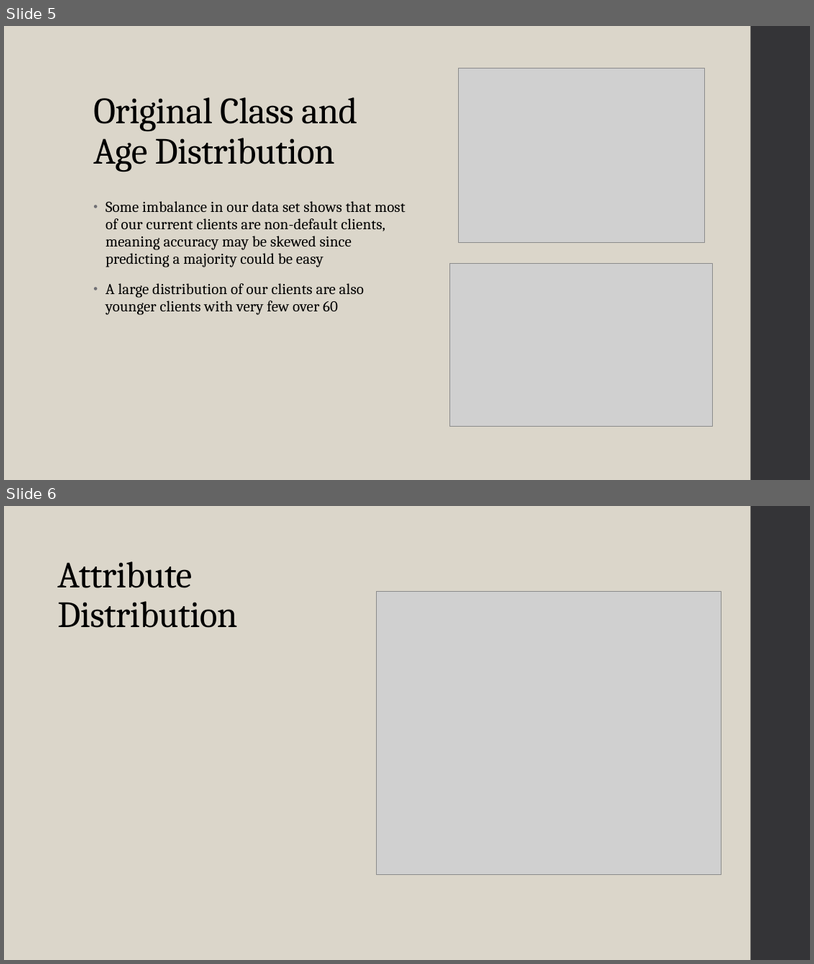
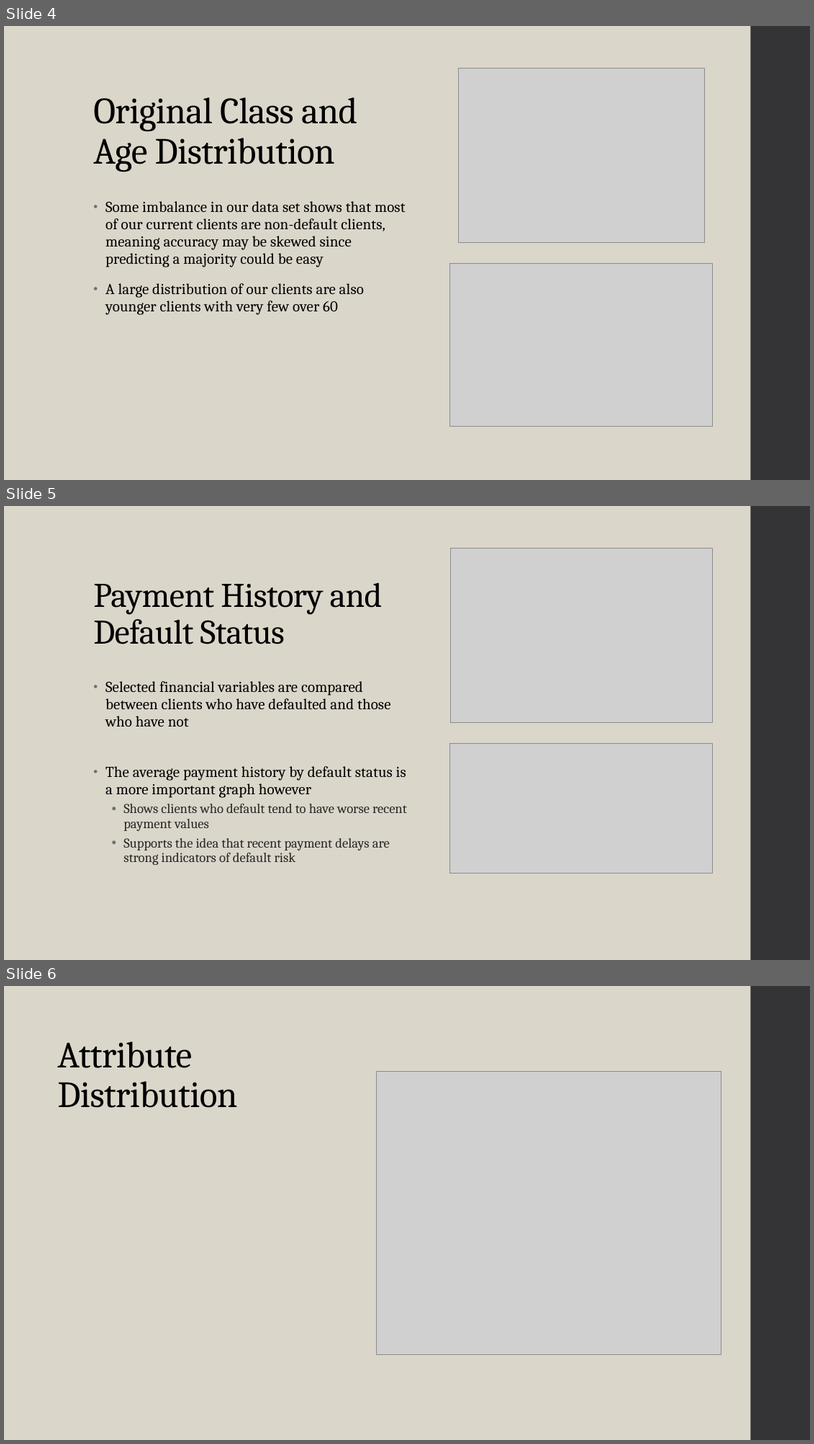
Before and after one commit to ryanadolph7/csci347_data_mining, a slide deck: final_presentation.pptx. Shown one above the other, each under a label of ours: slides 5 and 6 before the commit, slides 4, 5 and 6 after it. The pictures are 814x964 and 814x1444 pixels, drawn with LibreOffice and Linux fonts; fonts in the diff are those of the drawing; grey boxes stand for pictures. Boxes give left, top, right and bottom in pixels: in the first picture for what was removed or moved away, otherwise in the second. Text is boxed around its words. In the diff, an @@ line names an element or a change of style, - is before the commit and + after.

Commit message:
updated final presentation

```diff
--- a/final_presentation.pptx
+++ b/final_presentation.pptx
@@ slide 5 added at <box>4,506,810,960</box>, background #DCD7CC @@
@@ rectangle added at <box>751,506,810,960</box>, fill #353537 @@
@@ picture added at <box>450,548,713,722</box> @@
@@ title added at <box>93,582,383,644</box>, 41 pt, text #000000 @@
+Payment History and Default Status
@@ text added at <box>106,681,407,865</box>, 18 pt, text #000000 @@
+• Selected financial variables are compared between clients who have defaulted and those who have not
+• The average payment history by default status is a more important graph however
+  • Shows clients who default tend to have worse recent payment values
+  • Supports the idea that recent payment delays are strong indicators of default risk
@@ picture added at <box>450,744,714,873</box> @@
@@ what was slide 5 is now slide 4 @@
```
Also in this commit, not shown: 1 slide removed.
